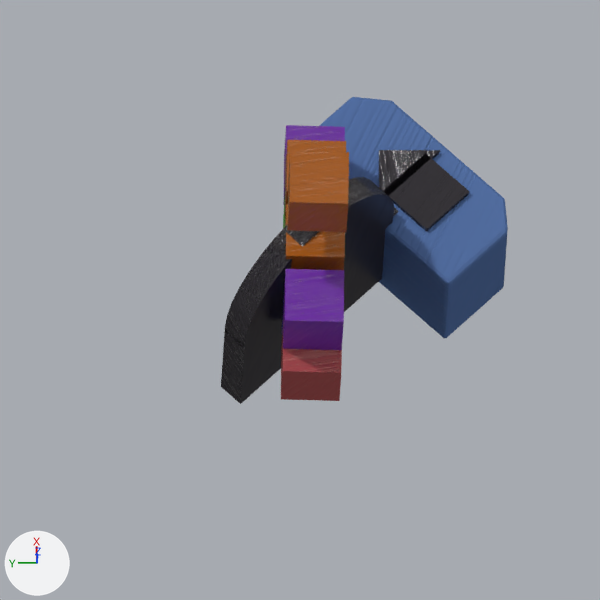
Renders of the Blender file www/img/blenderFiles/Master-blocks.blend from each side of a commit.
Rendered twice from the file's camera 'Camera'. Every picture has the same lights, and +X, +Y and +Z are marked at lower left. The same objects are shown in both versions, whatever each file hides.
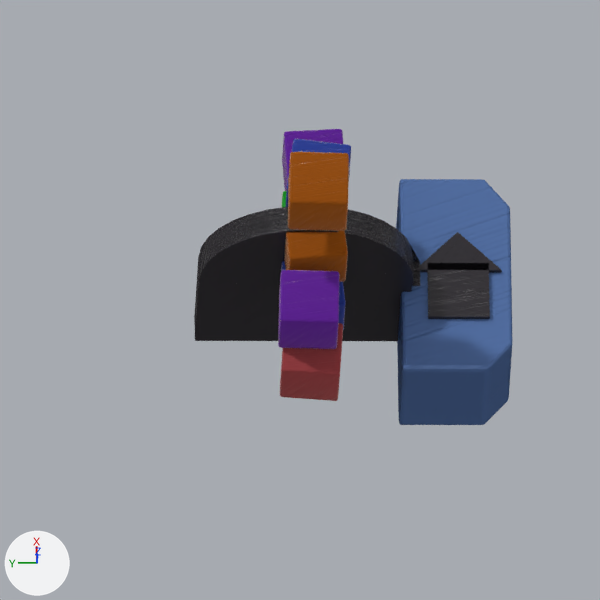
ob_trackstraight_013 is not drawn itself; it is the parent of ob_cube_012.
ob_trackstraight_014 is not drawn itself; it is the parent of ob_cylinder_003, ob_cylinder_002, ob_cube_014, ob_cylinder_001.

Diff of the bpy script that builds the scene:
```diff
--- a/www/img/blenderFiles/Master-blocks.blend.py
+++ b/www/img/blenderFiles/Master-blocks.blend.py
@@ me_cube_118 @@
 me_cube_118.from_pydata(...)  # 8 vertices, 6 faces; spans x -1.0..1.0, y -1.0..1.0, z -1.0..1.0
 # used by ob_cube_095; parent = ob_car; location = (-0.253, 0.202, 5.314); rotation_euler = (0.0, 0.0, -0.911), in degrees (0, 0, -52); scale = (0.476, 0.476, 0.476)
+# me_cube_118 part 2: all faces are now shaded smooth (6 of 6 changed)
 me_cube_118.materials.append(mat_wood_orange)
@@ me_cube_125 @@
 me_cube_125.from_pydata(...)  # 8 vertices, 6 faces; spans x -1.0..1.0, y -1.0..1.0, z -1.0..1.0
-me_cube_125.materials.append(mat_wood_orange)
+me_cube_125.materials.append(mat_wood_blue)
@@ me_cube_123 @@
 me_cube_123.from_pydata(...)  # 8 vertices, 6 faces; spans x -1.0..1.0, y -1.0..1.0, z -1.0..1.0
 # used by ob_cube_100; parent = ob_cube_095; location = (-1.473, 0.0174, 3.424); scale = (0.476, 0.476, 0.476)
+# me_cube_123 part 1: all faces are now shaded smooth (6 of 6 changed)
 me_cube_123.materials.append(mat_wood_purple)
@@ ob_trackstraight_013 @@
 ob_trackstraight_013.location = (0.0, 0.0, 0.0)
-ob_trackstraight_013.rotation_euler = (0.0, 0.0, -10.21)  # degrees (0, 0, 135)
+ob_trackstraight_013.rotation_euler = (0.0, 0.0, -4.712)  # degrees (0, 0, -270)
 ob_trackstraight_013.scale = (0.378, 0.383, 0.221)
@@ ob_trackstraight_014 @@
 ob_trackstraight_014.location = (0.0, 0.0, 0.0)
-ob_trackstraight_014.rotation_euler = (0.0, 0.0, -10.21)  # degrees (0, 0, 135)
+ob_trackstraight_014.rotation_euler = (0.0, 0.0, -4.712)  # degrees (0, 0, -270)
 ob_trackstraight_014.scale = (0.378, 0.383, 0.221)
@@ ob_cube_102 @@
 ob_cube_102.matrix_parent_inverse = Matrix(((2.1, 0.0, 0.0, 0.687), (0.0, 2.1, 0.0, -0.0365), (0.0, 0.0, 2.1, -11.16), (0.0, 0.0, 0.0, 1.0)))
-ob_cube_102.location = (0.913, 0.0174, 3.424)
+ob_cube_102.location = (0.915, -0.0274, 3.424)
+ob_cube_102.rotation_euler = (0.0, 0.0, -0.103)  # degrees (0, 0, -5.9)
 ob_cube_102.scale = (0.476, 0.476, 0.476)
@@ ob_cube_101 @@
 ob_cube_101.location = (-0.28, 0.0174, 3.424)
+ob_cube_101.rotation_euler = (0.0, 0.0, 0.13)  # degrees (0, 0, 7.4)
 ob_cube_101.scale = (0.476, 0.476, 0.476)
@@ ob_cube_100 @@
 ob_cube_100.matrix_parent_inverse = Matrix(((2.1, 0.0, 0.0, 0.687), (0.0, 2.1, 0.0, -0.0365), (0.0, 0.0, 2.1, -11.16), (0.0, 0.0, 0.0, 1.0)))
-ob_cube_100.location = (-1.473, 0.0174, 3.424)
+ob_cube_100.location = (-1.475, 0.0955, 3.424)
 ob_cube_100.scale = (0.476, 0.476, 0.476)
@@ ob_cube_099 @@
 ob_cube_099.location = (-1.874, 0.0174, 2.446)
+ob_cube_099.rotation_euler = (0.0, 0.0, -0.0517)  # degrees (0, 0, -3)
 ob_cube_099.scale = (0.476, 0.476, 0.476)
@@ ob_cube_097 @@
 ob_cube_097.matrix_parent_inverse = Matrix(((2.1, 0.0, 0.0, 0.687), (0.0, 2.1, 0.0, -0.0365), (0.0, 0.0, 2.1, -11.16), (0.0, 0.0, 0.0, 1.0)))
-ob_cube_097.location = (0.524, 0.0174, 2.446)
+ob_cube_097.location = (0.523, 0.06, 2.446)
 ob_cube_097.scale = (0.476, 0.476, 0.476)
@@ ob_cube_096 @@
 ob_cube_096.matrix_parent_inverse = Matrix(((2.1, 0.0, 0.0, 0.687), (0.0, 2.1, 0.0, -0.0365), (0.0, 0.0, 2.1, -11.16), (0.0, 0.0, 0.0, 1.0)))
-ob_cube_096.location = (1.718, 0.0174, 2.446)
+ob_cube_096.location = (1.663, 0.0159, 2.446)
+ob_cube_096.rotation_euler = (0.0, 0.0, 0.0868)  # degrees (0, 0, 5)
 ob_cube_096.scale = (0.476, 0.476, 0.476)
```

Pixel boxes [x1, y1, x2, y2] of what changed, in the pictures (600 x 600 px):
'Cube.012', reshaped
    before: [319, 97, 508, 338]
    after: [396, 179, 512, 425]
'Cube.014', reshaped (27% wider, 41% shorter)
    before: [221, 177, 399, 404]
    after: [194, 207, 420, 341]
'Cube', reshaped
    before: [384, 153, 469, 232]
    after: [427, 270, 490, 319]
'Cube.100', shading changed, moved
    before: [283, 269, 344, 350]
    after: [278, 270, 339, 349]
'Cube.099', turned
    before: [281, 332, 342, 401]
    after: [280, 323, 343, 401]
'Cube.013', reshaped
    before: [379, 150, 440, 196]
    after: [420, 232, 502, 273]
'Cube.101', turned
    before: [285, 204, 345, 270]
    after: [284, 231, 348, 282]
'Cube.096', moved, turned
    before: [283, 125, 345, 205]
    after: [282, 129, 343, 191]
'Cube.102', recoloured, moved, turned (brown to blue)
    before: [285, 140, 346, 219]
    after: [286, 139, 351, 207]
'Cube.097', moved
    before: [283, 200, 285, 228]
    after: [281, 191, 287, 208]
part 2 of me_cube_118, shading changed
    both: [288, 152, 348, 231]
